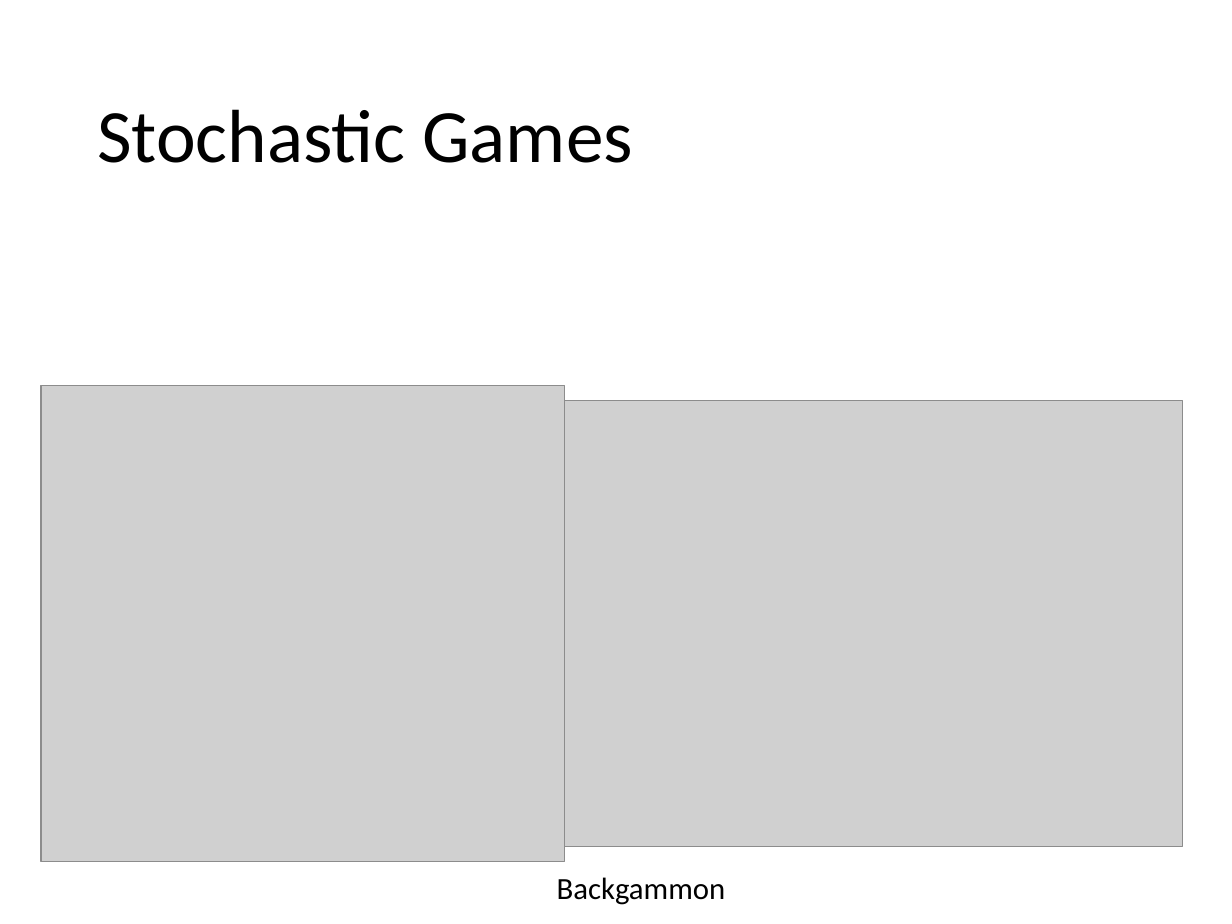
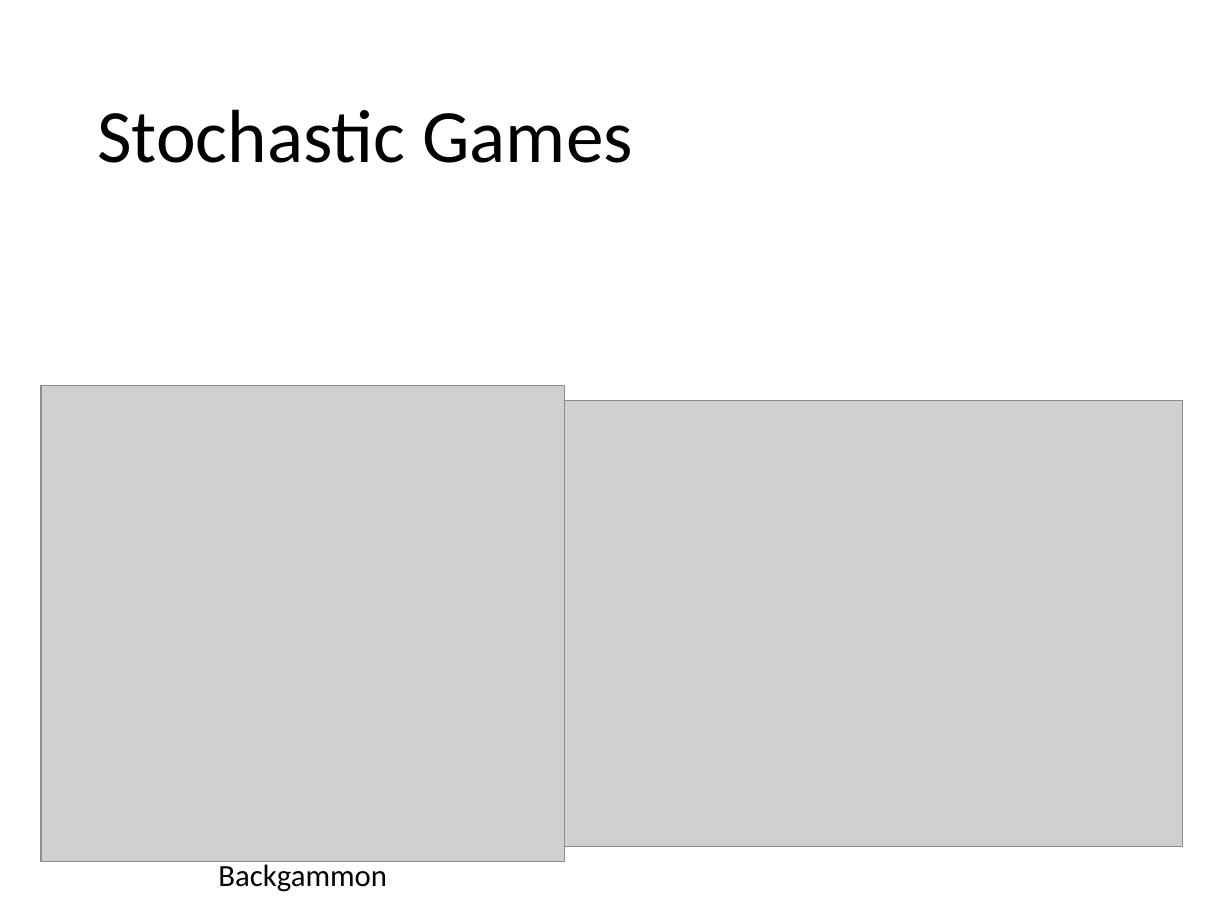
Before and after one commit to mhahsler/CS7320-AI, a slide deck: slide 40 of slides/05_games.pptx. Drawn at 1232x924 pixels with LibreOffice and Linux fonts; fonts in the diff are those of the drawing; grey boxes stand for pictures. Boxes give left, top, right and bottom in pixels: in the first picture for what was removed or moved away, otherwise in the second. Text is boxed around its words. In the diff, an @@ line names an element or a change of style, - is before the commit and + after.

```diff
--- a/slides/05_games.pptx
+++ b/slides/05_games.pptx
@@ text "Backgammon" rewrapped from [557, 877, 726, 905] to [218, 860, 387, 892] @@
```
Also in this commit, not shown: 6 other slides changed, 1 other file.
